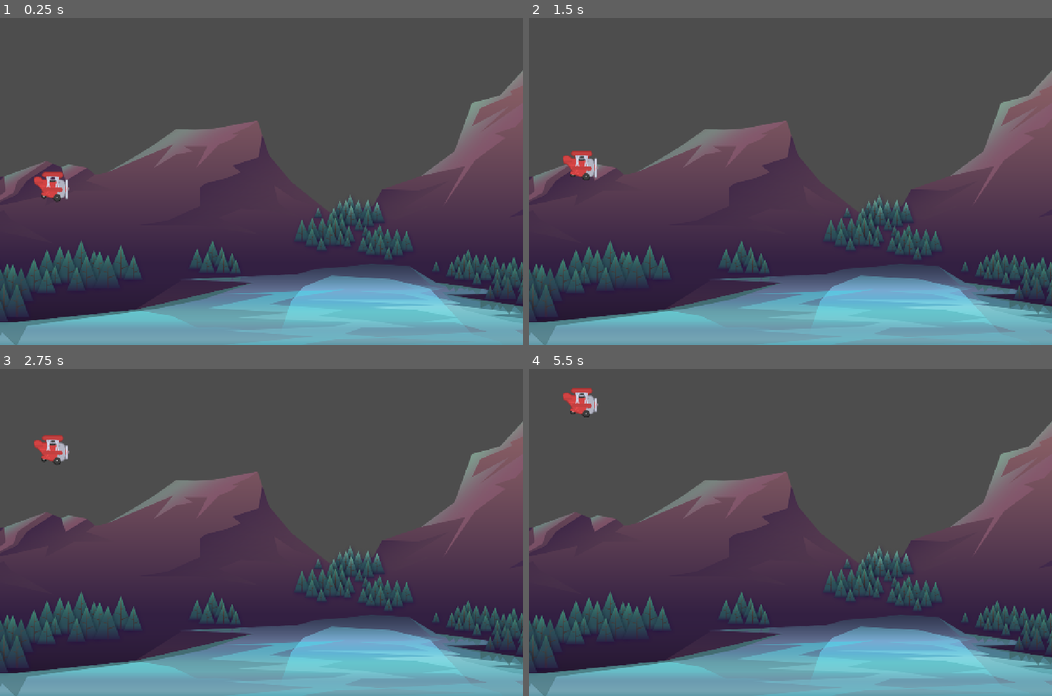
Above: before the commit, frames 1-4 (two rows, left to right).
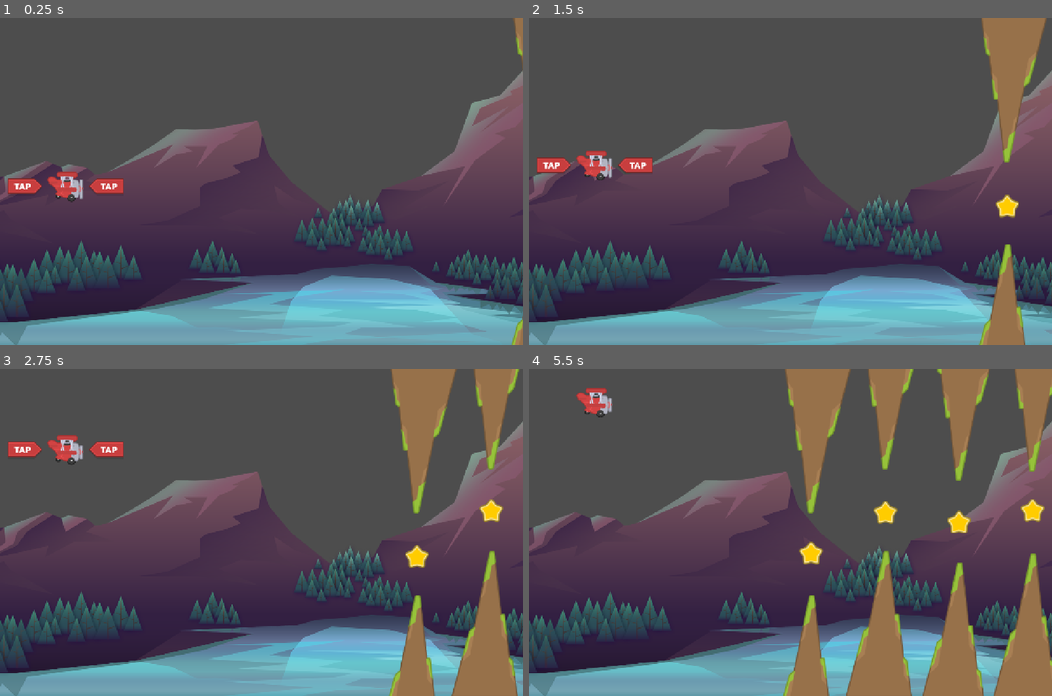
Above: after the commit, the same moments.

Repository: Edwin-Aguirre/Tappy-Plane
Game: Godot game, scene res://scenes/game.tscn
The game is run twice, just before and just after one commit, with the same random seed, the same clock (stepped at 60 frames per second) and the same inputs.
Inputs:
- Up to frame 1 (0.25 s): no input
- Up to frame 2 (1.5 s): tap Space (jump) at 0.6, 0.77, 1.07, 1.35 s
- Up to frame 3 (2.75 s): tap Space (jump) at 1.52, 1.82, 2.1 s
- Up to frame 4 (5.5 s): tap Space (jump) at 2.85, 3.02, 3.32, 3.6, 3.77, 4.07, 4.35, 4.52, 4.82, 5.1 s

The runs differ from the first frame. In frame 1, 1.4% of the frame differs, in the area x 1-100%, y 0-100%; in frame 2, 5.6%; in frame 3, 10%; in frame 4, 18%, in the area x 6-100%, y 0-100%.

Commit message:
Added Rocks Spawner and Plane Death

Diff:
--- a/project.godot
+++ b/project.godot
@@ -21,6 +21,7 @@
 window/size/viewport_width=1280
 window/size/viewport_height=800
 window/stretch/mode="canvas_items"
+mouse_cursor/custom_image="uid://dbh5hogf3u5vs"
 
 [input]
 
--- a/scenes/game.tscn
+++ b/scenes/game.tscn
@@ -1,16 +1,33 @@
-[gd_scene load_steps=4 format=3 uid="uid://c2c6suwfetb36"]
+[gd_scene load_steps=5 format=3 uid="uid://c2c6suwfetb36"]
 
+[ext_resource type="Script" uid="uid://4hnshgby2fpl" path="res://scripts/rocks_spawner.gd" id="1_lbhrr"]
 [ext_resource type="Texture2D" uid="uid://c8cntb80w8mgt" path="res://assets/background/rocks_2.png" id="1_uwrxv"]
 [ext_resource type="PackedScene" uid="uid://bm2wkuy440jnh" path="res://scenes/plane.tscn" id="2_yqjtg"]
 [ext_resource type="PackedScene" uid="uid://dfvkubsnp0rw8" path="res://scenes/barrier.tscn" id="3_lnu2h"]
 
 [node name="Game" type="Node2D"]
+script = ExtResource("1_lbhrr")
 
 [node name="Background" type="Sprite2D" parent="."]
 position = Vector2(651, 278)
 texture = ExtResource("1_uwrxv")
 
 [node name="Plane" parent="." instance=ExtResource("2_yqjtg")]
-position = Vector2(125, 380)
+position = Vector2(160, 380)
 
 [node name="Barrier" parent="." instance=ExtResource("3_lnu2h")]
+
+[node name="RocksHolder" type="Node" parent="."]
+
+[node name="SpawnTimer" type="Timer" parent="."]
+wait_time = 1.5
+autostart = true
+
+[node name="UpperPoint" type="Marker2D" parent="."]
+position = Vector2(1350, 344)
+
+[node name="LowerPoint" type="Marker2D" parent="."]
+position = Vector2(1350, 460)
+
+[connection signal="on_plane_died" from="Plane" to="." method="_on_plane_died"]
+[connection signal="timeout" from="SpawnTimer" to="." method="_on_spawn_timer_timeout"]
--- a/scenes/plane.tscn
+++ b/scenes/plane.tscn
@@ -1,9 +1,11 @@
-[gd_scene load_steps=10 format=3 uid="uid://bm2wkuy440jnh"]
+[gd_scene load_steps=12 format=3 uid="uid://bm2wkuy440jnh"]
 
 [ext_resource type="Texture2D" uid="uid://de73d52qimiyi" path="res://assets/plane/planeRed1.png" id="1_md2q8"]
 [ext_resource type="Script" uid="uid://cx0jbgrhmm3y8" path="res://scripts/plane.gd" id="1_n0b6s"]
 [ext_resource type="Texture2D" uid="uid://d0nbsdwcym34y" path="res://assets/plane/planeRed2.png" id="2_n0b6s"]
 [ext_resource type="Texture2D" uid="uid://cofrn7ysbcp2d" path="res://assets/plane/planeRed3.png" id="3_ec1pi"]
+[ext_resource type="Texture2D" uid="uid://dq2uk2u7crxi5" path="res://assets/ui/tapRight.png" id="5_gvt5p"]
+[ext_resource type="Texture2D" uid="uid://ccw2ruclb0y1n" path="res://assets/ui/tapLeft.png" id="6_lf188"]
 
 [sub_resource type="SpriteFrames" id="SpriteFrames_gvt5p"]
 animations = [{
@@ -25,6 +27,21 @@
 [sub_resource type="CircleShape2D" id="CircleShape2D_md2q8"]
 radius = 35.0
 
+[sub_resource type="Animation" id="Animation_ec1pi"]
+length = 0.001
+tracks/0/type = "value"
+tracks/0/imported = false
+tracks/0/enabled = true
+tracks/0/path = NodePath("AnimatedSprite2D:rotation")
+tracks/0/interp = 1
+tracks/0/loop_wrap = true
+tracks/0/keys = {
+"times": PackedFloat32Array(0),
+"transitions": PackedFloat32Array(1),
+"update": 0,
+"values": [0.0]
+}
+
 [sub_resource type="Animation" id="Animation_n0b6s"]
 resource_name = "jump"
 length = 0.3
@@ -39,21 +56,6 @@
 "transitions": PackedFloat32Array(1, 1, 1),
 "update": 0,
 "values": [0.0, -0.436332, 0.0]
-}
-
-[sub_resource type="Animation" id="Animation_ec1pi"]
-length = 0.001
-tracks/0/type = "value"
-tracks/0/imported = false
-tracks/0/enabled = true
-tracks/0/path = NodePath("AnimatedSprite2D:rotation")
-tracks/0/interp = 1
-tracks/0/loop_wrap = true
-tracks/0/keys = {
-"times": PackedFloat32Array(0),
-"transitions": PackedFloat32Array(1),
-"update": 0,
-"values": [0.0]
 }
 
 [sub_resource type="AnimationLibrary" id="AnimationLibrary_gvt5p"]
@@ -78,3 +80,19 @@
 libraries = {
 &"": SubResource("AnimationLibrary_gvt5p")
 }
+
+[node name="TapIcons" type="Node2D" parent="."]
+
+[node name="TapRight" type="Sprite2D" parent="TapIcons"]
+position = Vector2(-100, 0)
+texture = ExtResource("5_gvt5p")
+
+[node name="TapLeft" type="Sprite2D" parent="TapIcons"]
+position = Vector2(100, 0)
+texture = ExtResource("6_lf188")
+
+[node name="Timer" type="Timer" parent="."]
+wait_time = 5.0
+autostart = true
+
+[connection signal="timeout" from="Timer" to="." method="_on_timer_timeout"]
--- a/scenes/rocks.tscn
+++ b/scenes/rocks.tscn
@@ -1,18 +1,28 @@
-[gd_scene load_steps=3 format=3 uid="uid://bgjdddevoyrj2"]
+[gd_scene load_steps=4 format=3 uid="uid://bgjdddevoyrj2"]
 
 [ext_resource type="PackedScene" uid="uid://6wt56d4t13ty" path="res://scenes/star.tscn" id="1_f73mp"]
+[ext_resource type="Script" uid="uid://cviv8tyn2uh16" path="res://scripts/rocks.gd" id="1_njeqb"]
 [ext_resource type="PackedScene" uid="uid://bbu1qw82jiugy" path="res://scenes/rock.tscn" id="2_njeqb"]
 
 [node name="Rocks" type="Node2D"]
+script = ExtResource("1_njeqb")
 
 [node name="Star" parent="." instance=ExtResource("1_f73mp")]
+scale = Vector2(1.5, 1.5)
 
 [node name="Lower" parent="." instance=ExtResource("2_njeqb")]
-position = Vector2(0, 80)
+position = Vector2(0, 100)
+scale = Vector2(1.5, 1.5)
 
 [node name="Upper" parent="." instance=ExtResource("2_njeqb")]
-position = Vector2(0, -80)
+position = Vector2(0, -100)
 rotation = 3.14159
+scale = Vector2(1.5, 1.5)
 
 [node name="VisibleOnScreenNotifier2D" type="VisibleOnScreenNotifier2D" parent="."]
 position = Vector2(250, 0)
+scale = Vector2(1.5, 1.5)
+
+[connection signal="body_entered" from="Lower" to="." method="_on_rock_body_entered"]
+[connection signal="body_entered" from="Upper" to="." method="_on_rock_body_entered"]
+[connection signal="screen_exited" from="VisibleOnScreenNotifier2D" to="." method="_on_visible_on_screen_notifier_2d_screen_exited"]
--- a/scenes/star.tscn
+++ b/scenes/star.tscn
@@ -3,6 +3,21 @@
 [ext_resource type="Texture2D" uid="uid://c6f26v6g8f1ui" path="res://assets/pipes/starGold.png" id="1_mcqwg"]
 
 [sub_resource type="RectangleShape2D" id="RectangleShape2D_j6vao"]
+
+[sub_resource type="Animation" id="Animation_j6vao"]
+length = 0.001
+tracks/0/type = "value"
+tracks/0/imported = false
+tracks/0/enabled = true
+tracks/0/path = NodePath("Sprite2D:position")
+tracks/0/interp = 1
+tracks/0/loop_wrap = true
+tracks/0/keys = {
+"times": PackedFloat32Array(0),
+"transitions": PackedFloat32Array(1),
+"update": 0,
+"values": [Vector2(0, 0)]
+}
 
 [sub_resource type="Animation" id="Animation_mcqwg"]
 resource_name = "hover"
@@ -20,21 +35,6 @@
 "transitions": PackedFloat32Array(1, 1, 1, 1, 1),
 "update": 0,
 "values": [Vector2(0, 0), Vector2(0, 5), Vector2(0, 0), Vector2(0, -5), Vector2(0, -9.53674e-07)]
-}
-
-[sub_resource type="Animation" id="Animation_j6vao"]
-length = 0.001
-tracks/0/type = "value"
-tracks/0/imported = false
-tracks/0/enabled = true
-tracks/0/path = NodePath("Sprite2D:position")
-tracks/0/interp = 1
-tracks/0/loop_wrap = true
-tracks/0/keys = {
-"times": PackedFloat32Array(0),
-"transitions": PackedFloat32Array(1),
-"update": 0,
-"values": [Vector2(0, 0)]
 }
 
 [sub_resource type="AnimationLibrary" id="AnimationLibrary_ef0hr"]
--- a/scripts/plane.gd
+++ b/scripts/plane.gd
@@ -1,10 +1,18 @@
 extends CharacterBody2D
+
+class_name Tappy
 
 var gravity: float = ProjectSettings.get("physics/2d/default_gravity")
 var jump_force : float = -350.0
 
 @onready var animation_player: AnimationPlayer = $AnimationPlayer
 @onready var animated_sprite_2d: AnimatedSprite2D = $AnimatedSprite2D
+@onready var tap_icons: Node2D = $TapIcons
+
+const TAP = preload("res://assets/ui/tap.png")
+const TAP_TICK = preload("res://assets/ui/tapTick.png")
+
+signal on_plane_died
 
 # Called when the node enters the scene tree for the first time.
 func _ready() -> void:
@@ -29,7 +37,15 @@
 	if Input.is_action_just_pressed("jump"):
 		velocity.y = jump_force
 		animation_player.play("jump")
+		Input.set_custom_mouse_cursor(TAP_TICK)
+	elif Input.is_action_just_released("jump"):
+		Input.set_custom_mouse_cursor(TAP)
 
 func die() -> void:
 	animated_sprite_2d.stop()
 	set_physics_process(false)
+	on_plane_died.emit()
+
+
+func _on_timer_timeout() -> void:
+	tap_icons.hide()
--- /dev/null
+++ b/scripts/rocks.gd
@@ -0,0 +1,22 @@
+extends Node2D
+
+var scroll_speed: float = 120.0
+
+# Called when the node enters the scene tree for the first time.
+func _ready() -> void:
+	pass # Replace with function body.
+
+
+# Called every frame. 'delta' is the elapsed time since the previous frame.
+func _process(delta: float) -> void:
+	position.x -= scroll_speed * delta
+
+
+func _on_visible_on_screen_notifier_2d_screen_exited() -> void:
+	set_process(false)
+	queue_free()
+
+
+func _on_rock_body_entered(body: Node2D) -> void:
+	if body is Tappy:
+		body.die()
--- /dev/null
+++ b/scripts/rocks_spawner.gd
@@ -0,0 +1,24 @@
+extends Node2D
+
+@onready var upper_point: Marker2D = $UpperPoint
+@onready var lower_point: Marker2D = $LowerPoint
+@onready var rocks_holder: Node = $RocksHolder
+
+# Called when the node enters the scene tree for the first time.
+func _ready() -> void:
+	spawn_rocks()
+
+
+func _on_spawn_timer_timeout() -> void:
+	spawn_rocks()
+
+
+func spawn_rocks():
+	var new_rocks =  preload("res://scenes/rocks.tscn").instantiate()
+	new_rocks.position.x = upper_point.position.x
+	new_rocks.position.y = randf_range(lower_point.position.y, upper_point.position.y)
+	rocks_holder.add_child(new_rocks)
+
+
+func _on_plane_died() -> void:
+	get_tree().paused = true
Not shown, added: scripts/rocks.gd.uid
Not shown, added: scripts/rocks_spawner.gd.uid
